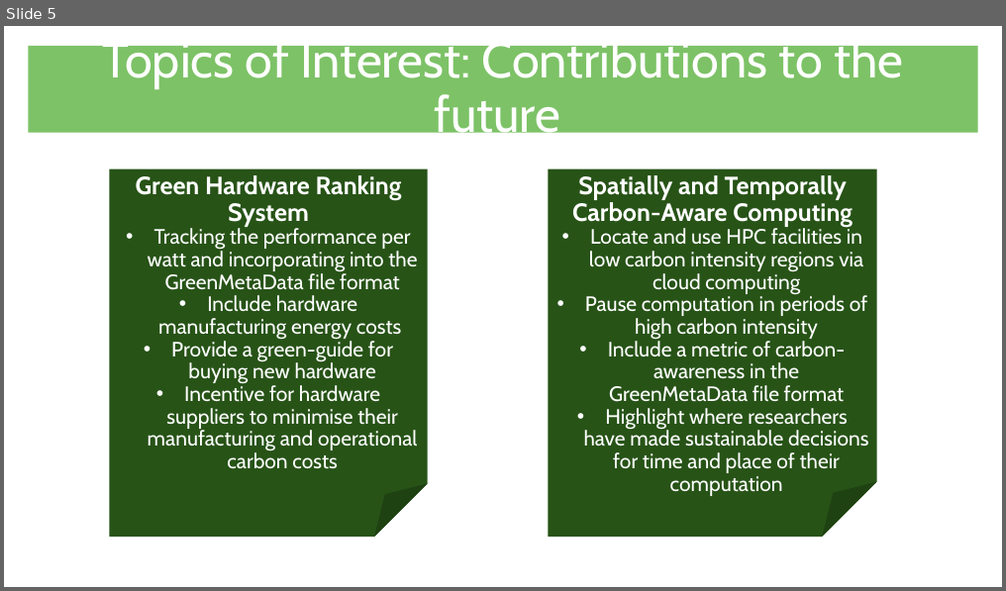
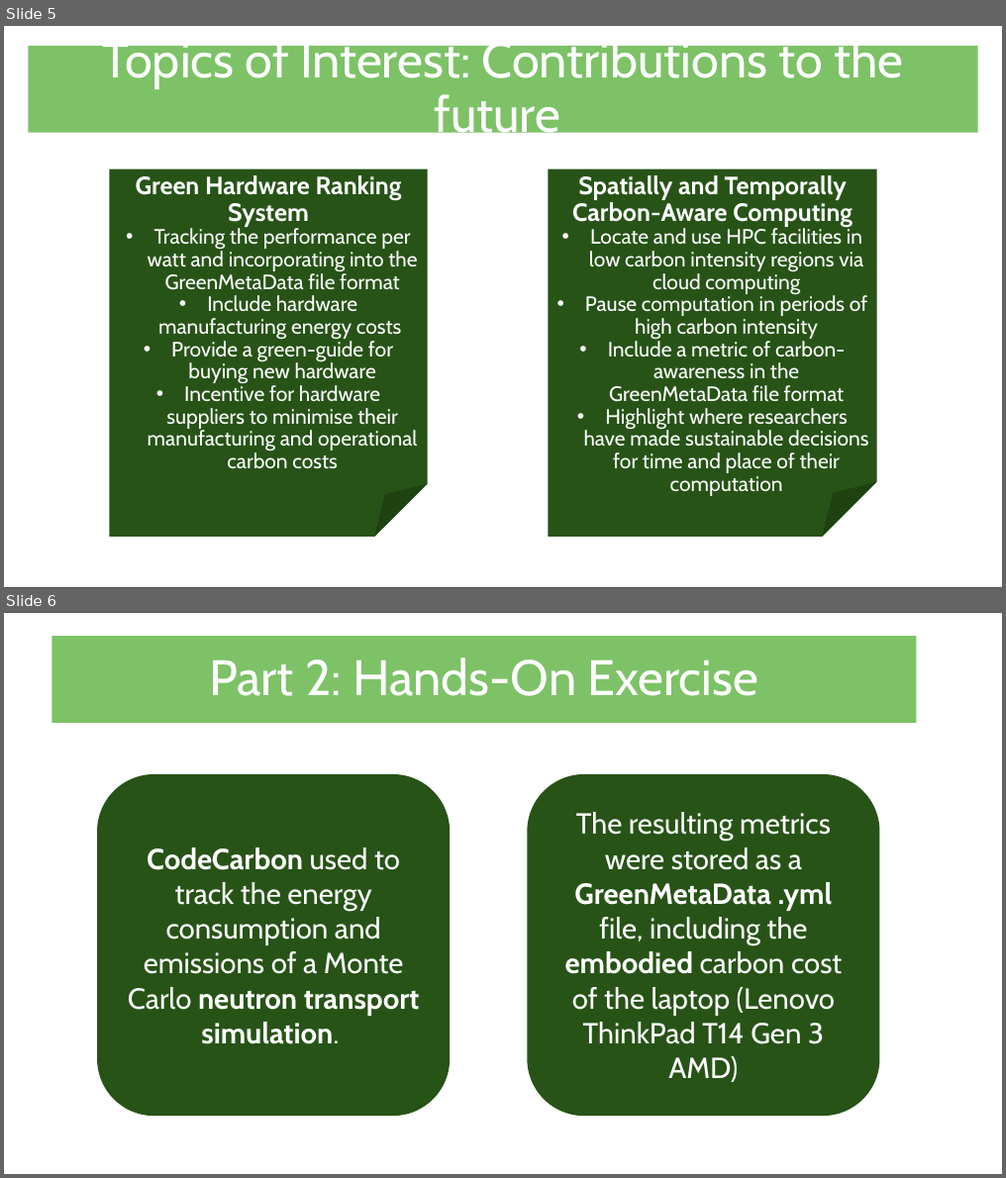
Before and after one commit to rosieschiffmann/GSoC_Neutron_Transport_Energy_Audit, a slide deck: GSoC – GreenMetaData Project.pptx. Shown one above the other, each under a label of ours: slide 5 before the commit, slides 5 and 6 after it. The pictures are 1006x591 and 1006x1178 pixels, drawn with LibreOffice and Linux fonts; fonts in the diff are those of the drawing; background and template pictures are left out. Boxes give left, top, right and bottom in pixels: in the first picture for what was removed or moved away, otherwise in the second. Text is boxed around its words. In the diff, an @@ line names an element or a change of style, - is before the commit and + after.

Commit message:
part 2 of presentation added, wiht results from hands on exercise

```diff
--- a/GSoC – GreenMetaData Project.pptx
+++ b/GSoC – GreenMetaData Project.pptx
@@ slide 6 added at (x1=4, y1=613, x2=1002, y2=1174), background picture (left out) @@
@@ title added at (x1=52, y1=636, x2=917, y2=723), fill #7DC267, 48 pt, text #FFFFFF @@
+Part 2: Hands-On Exercise
@@ rounded rectangle added at (x1=97, y1=774, x2=450, y2=1117), fill #275417, 28 pt, text #FFFFFF @@
+CodeCarbon used to track the energy consumption and emissions of a Monte Carlo neutron transport simulation.
@@ rounded rectangle added at (x1=528, y1=774, x2=880, y2=1117), fill #275417, 28 pt, text #FFFFFF @@
+The resulting metrics were stored as a GreenMetaData .yml file, including the embodied carbon cost of the laptop (Lenovo ThinkPad T14 Gen 3 AMD)
```
Also in this commit, not shown: 3 other slides added, 2 slides removed.
